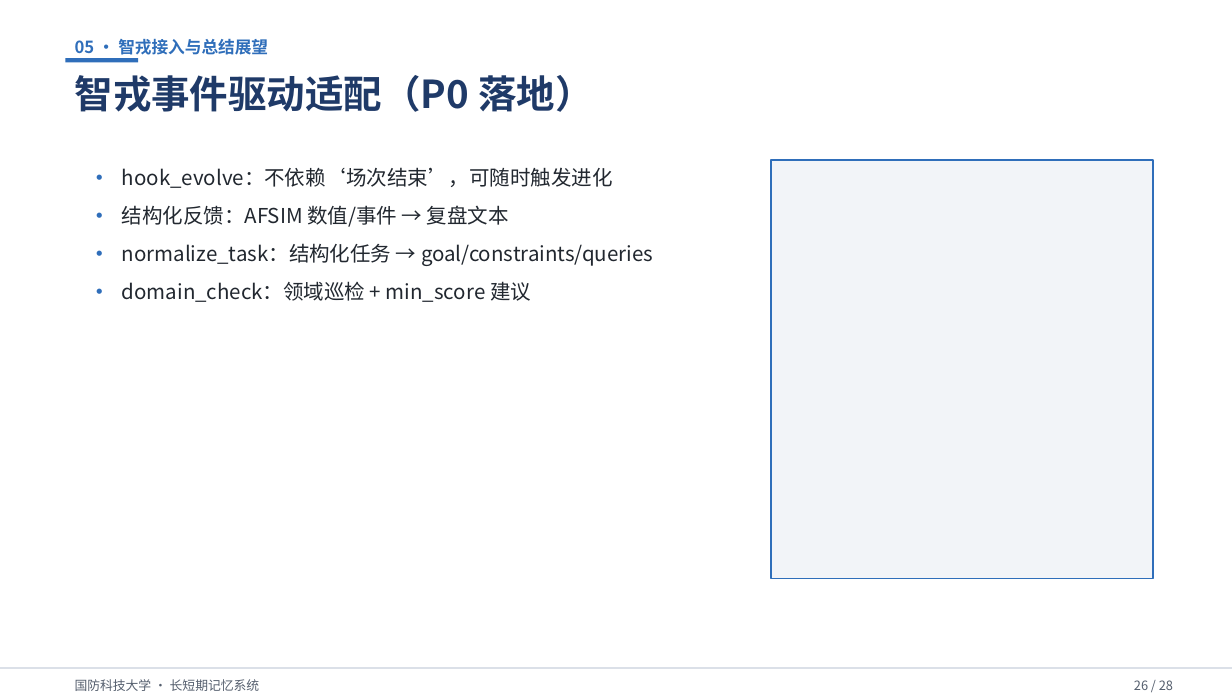
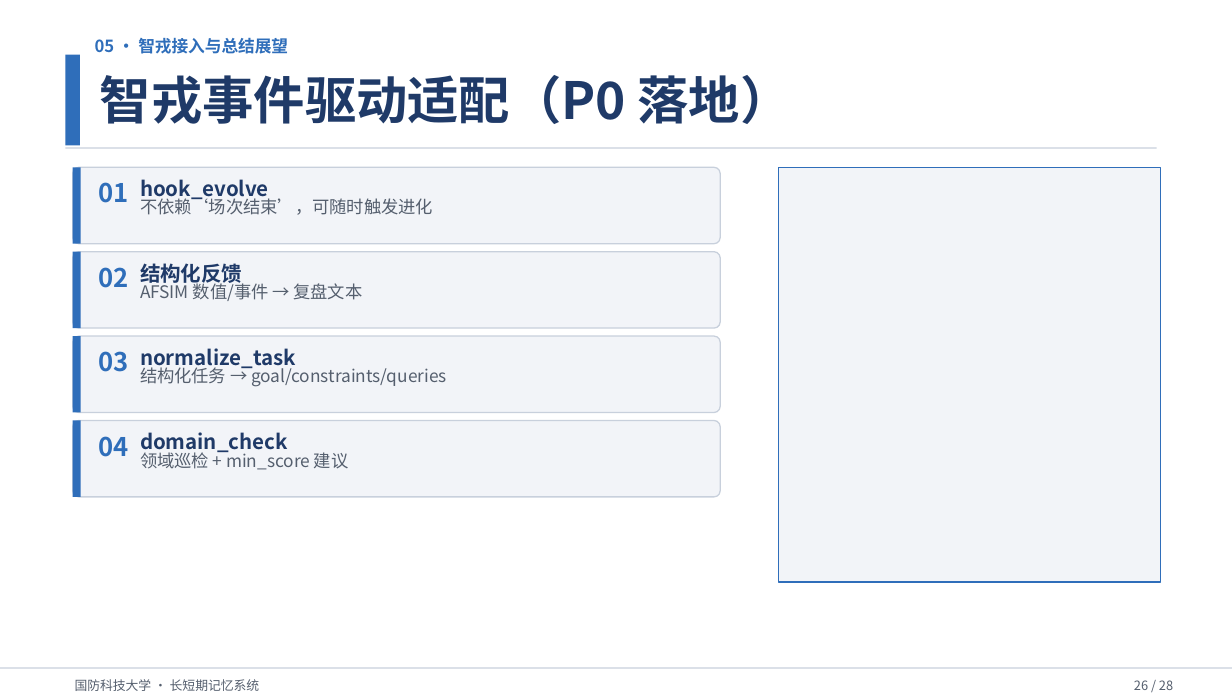
Before and after one commit to Outer-nebula-observer/yz-03, a slide deck: slide 26 of 汇报PPT/最终汇报成果.pptx. Drawn at 1232x693 pixels with LibreOffice and Linux fonts; fonts in the diff are those of the drawing. Boxes give left, top, right and bottom in pixels: in the first picture for what was removed or moved away, otherwise in the second. Text is boxed around its words. In the diff, an @@ line names an element or a change of style, - is before the commit and + after.

```diff
--- a/汇报PPT/最终汇报成果.pptx
+++ b/汇报PPT/最终汇报成果.pptx
@@ rectangle: place and size @@
-rectangle at <box>66,58,139,63</box>
+rectangle at <box>66,55,80,145</box>
@@ text "05 · 智戎接入与总结展望" rewrapped from <box>75,39,268,59</box> to <box>95,38,288,54</box> @@
@@ text "智戎事件驱动适配（P0 落地）": place and size @@
-text "智戎事件驱动适配（P0 落地）" at <box>75,75,593,112</box>
+text "智戎事件驱动适配（P0 落地）" at <box>100,75,792,124</box>
@@ text "智戎事件驱动适配（P0 落地）" at <box>100,75,792,124</box>: size 30 to 40 pt @@
@@ rectangle added at <box>66,147,1157,149</box>, fill #C8D0DC @@
@@ rounded rectangle added at <box>73,167,721,244</box>, fill #F2F4F8, outline #C8D0DC 1 pt @@
@@ rectangle added at <box>73,167,81,244</box>, fill #2F6EBA @@
@@ text removed at <box>80,160,106,196</box> @@
-•
@@ text added at <box>140,179,269,202</box>, 16 pt, text #1F3A68, bold @@
+hook_evolve
@@ rectangle: place and size @@
-rectangle at <box>772,160,1153,579</box>
+rectangle at <box>779,167,1161,582</box>
@@ rectangle at <box>779,167,1161,582</box>: outline #2F6EBA 1 pt to #2F6EBA 1.2 pt @@
@@ text removed at <box>80,199,106,235</box> @@
-•
@@ text added at <box>98,182,128,203</box>, 20 pt, text #2F6EBA, bold @@
+01
@@ text at <box>140,196,433,215</box>: text changed; size 16 to 13.5 pt; text colour #222830 to #555F6E @@
-hook_evolve：不依赖‘场次结束’，可随时触发进化
+不依赖‘场次结束’，可随时触发进化
@@ text removed at <box>80,237,106,273</box> @@
-•
@@ rounded rectangle added at <box>73,251,721,328</box>, fill #F2F4F8, outline #C8D0DC 1 pt @@
@@ rectangle added at <box>73,251,81,328</box>, fill #2F6EBA @@
@@ text added at <box>98,267,128,288</box>, 20 pt, text #2F6EBA, bold @@
+02
@@ text added at <box>140,263,242,286</box>, 16 pt, text #1F3A68, bold @@
+结构化反馈
@@ text removed at <box>80,274,106,311</box> @@
-•
@@ text at <box>140,280,363,301</box>: text changed; size 16 to 13.5 pt; text colour #222830 to #555F6E @@
-结构化反馈：AFSIM 数值/事件 → 复盘文本
+AFSIM 数值/事件 → 复盘文本
@@ rounded rectangle added at <box>73,336,721,413</box>, fill #F2F4F8, outline #C8D0DC 1 pt @@
@@ rectangle added at <box>73,336,81,413</box>, fill #2F6EBA @@
@@ text added at <box>98,351,128,372</box>, 20 pt, text #2F6EBA, bold @@
+03
@@ text added at <box>140,348,296,371</box>, 16 pt, text #1F3A68, bold @@
+normalize_task
@@ text at <box>140,365,446,387</box>: text changed; size 16 to 13.5 pt; text colour #222830 to #555F6E @@
-normalize_task：结构化任务 → goal/constraints/queries
+结构化任务 → goal/constraints/queries
@@ rounded rectangle added at <box>73,421,721,497</box>, fill #F2F4F8, outline #C8D0DC 1 pt @@
@@ rectangle added at <box>73,421,81,497</box>, fill #2F6EBA @@
@@ text added at <box>98,436,128,457</box>, 20 pt, text #2F6EBA, bold @@
+04
@@ text at <box>140,449,349,470</box>: text changed; size 16 to 13.5 pt; text colour #222830 to #555F6E @@
-domain_check：领域巡检 + min_score 建议
+领域巡检 + min_score 建议
@@ text added at <box>140,432,288,455</box>, 16 pt, text #1F3A68, bold @@
+domain_check
```
Also in this commit, not shown: 27 other slides changed, 2 other files.
